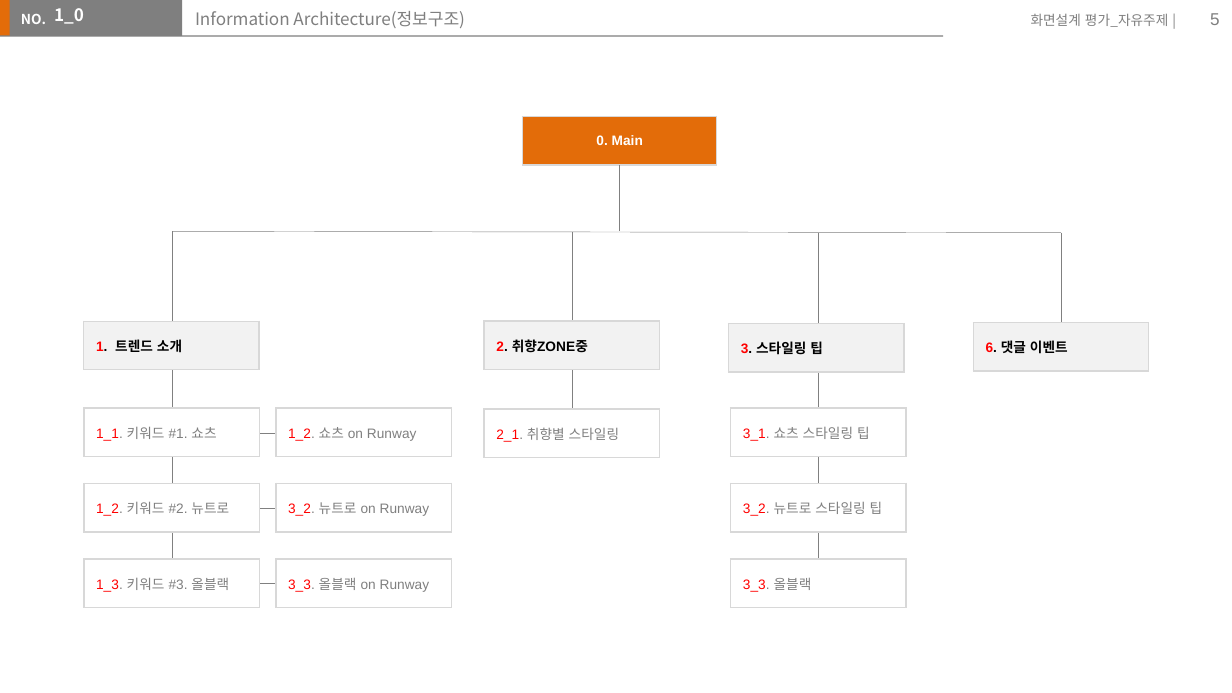
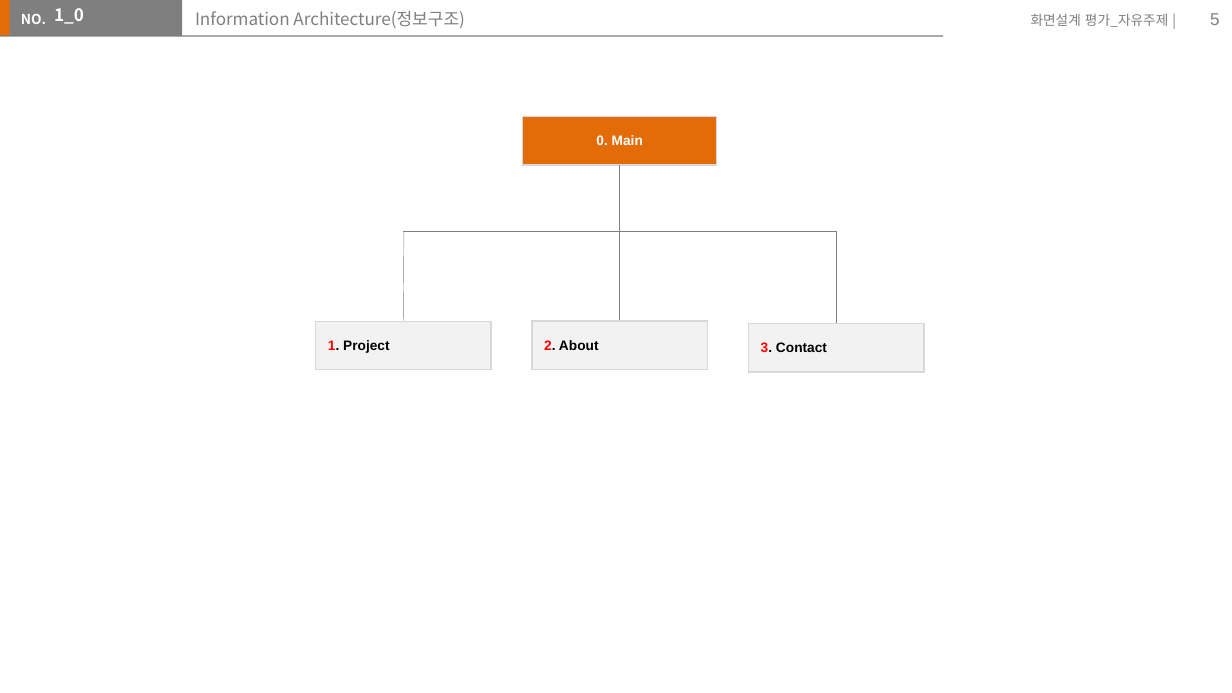
Before and after one commit to Jangyusu/project_portfolio, a slide deck: slide 5 of storyBorad/스토리보드(장유수).pptx. Drawn at 1232x693 pixels with LibreOffice and Linux fonts; fonts in the diff are those of the drawing. Boxes give left, top, right and bottom in pixels: in the first picture for what was removed or moved away, otherwise in the second. Text is boxed around its words. In the diff, an @@ line names an element or a change of style, - is before the commit and + after.

```diff
--- a/storyBorad/스토리보드(장유수).pptx
+++ b/storyBorad/스토리보드(장유수).pptx
@@ line moved from (1061, 233) - (172, 232) to (837, 232) - (403, 232) @@
@@ line moved from (172, 232) - (172, 559) to (404, 232) - (403, 322) @@
@@ line moved from (572, 232) - (572, 425) to (620, 232) - (620, 322) @@
@@ line moved from (818, 233) - (818, 562) to (837, 232) - (837, 324) @@
@@ line removed from (1061, 233) to (1061, 355) @@
@@ table at [315, 322, 490, 370] @@
-row 1, column 1: 1. 트렌드 소개
+row 1, column 1: 1. Project
@@ table: place and size @@
-table at [84, 322, 259, 370]
+table at [315, 322, 490, 370]
@@ table at [532, 322, 707, 370] @@
-row 1, column 1: 2. 취향ZONE중
+row 1, column 1: 2. About
@@ table: place and size @@
-table at [484, 322, 659, 370]
+table at [532, 322, 707, 370]
@@ table at [748, 324, 923, 372] @@
-row 1, column 1: 3. 스타일링 팁
+row 1, column 1: 3. Contact
@@ table: place and size @@
-table at [728, 324, 903, 372]
+table at [748, 324, 923, 372]
@@ table removed at [973, 323, 1148, 371], 1 rows, 1 columns @@
-6. 댓글 이벤트
@@ table removed at [84, 408, 260, 456], 1 rows, 1 columns @@
-1_1. 키워드 #1. 쇼츠
@@ table removed at [276, 408, 452, 456], 1 rows, 1 columns @@
-1_2. 쇼츠 on Runway
@@ table removed at [484, 409, 660, 457], 1 rows, 1 columns @@
-2_1. 취향별 스타일링
@@ table removed at [731, 408, 907, 456], 1 rows, 1 columns @@
-3_1. 쇼츠 스타일링 팁
@@ line removed from (196, 434) to (318, 434) @@
@@ table removed at [84, 483, 260, 531], 1 rows, 1 columns @@
-1_2. 키워드 #2. 뉴트로
@@ line removed from (217, 508) to (339, 508) @@
@@ table removed at [276, 483, 452, 531], 1 rows, 1 columns @@
-3_2. 뉴트로 on Runway
@@ table removed at [731, 483, 907, 531], 1 rows, 1 columns @@
-3_2. 뉴트로 스타일링 팁
@@ table removed at [84, 559, 260, 607], 1 rows, 1 columns @@
-1_3. 키워드 #3. 올블랙
@@ table removed at [276, 559, 452, 607], 1 rows, 1 columns @@
-3_3. 올블랙 on Runway
@@ table removed at [731, 559, 907, 607], 1 rows, 1 columns @@
-3_3. 올블랙
@@ line removed from (217, 583) to (339, 583) @@
```
Also in this commit, not shown: 2 other slides changed, 4 slides added, 19 slides removed, 6 other files.
